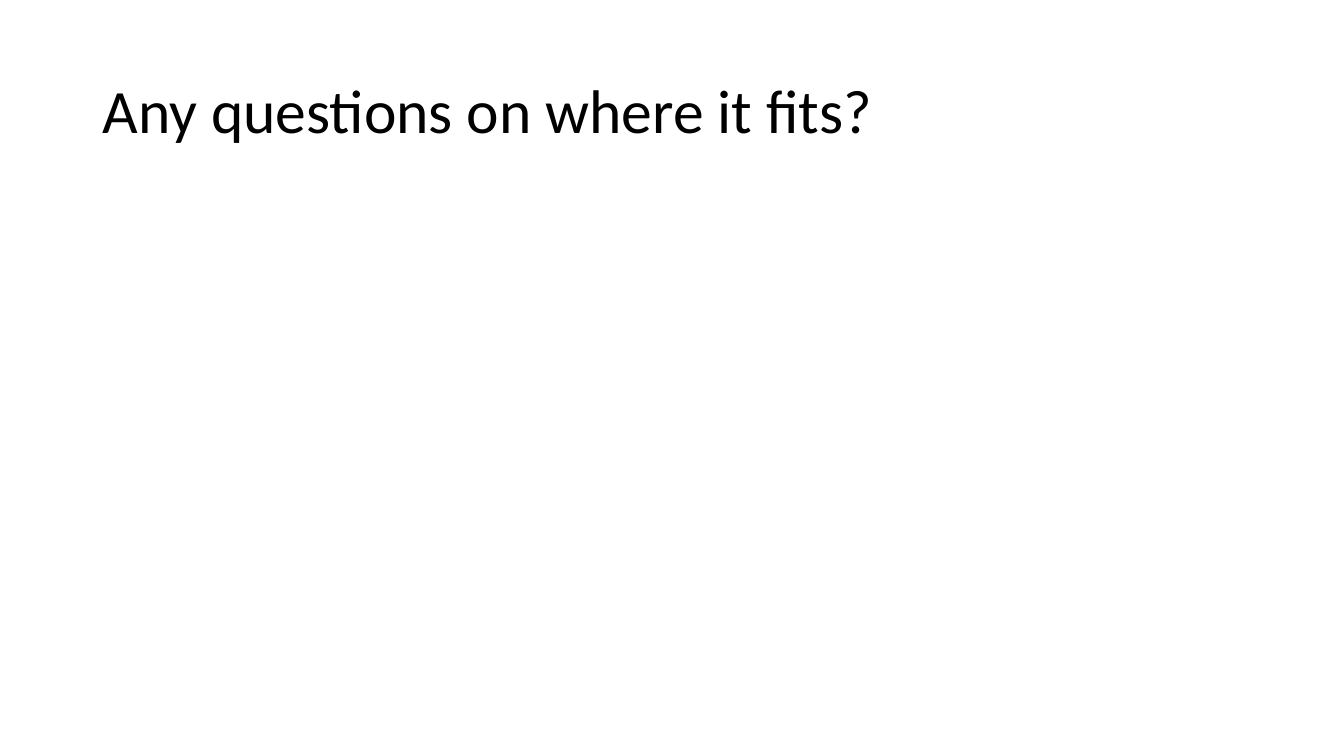
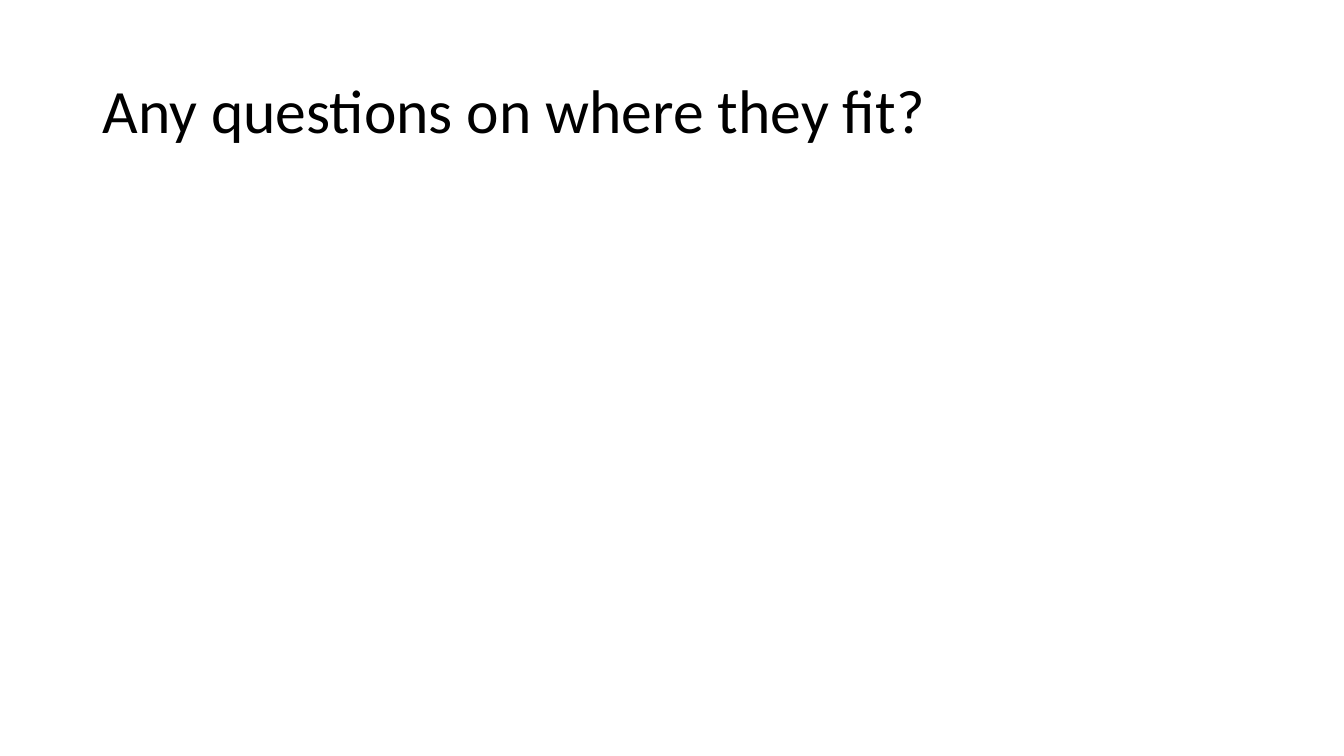
Before and after one commit to asiemer/AzureJeeps, a slide deck: slide 70 of docs/presentation.pptx. Drawn at 1344x756 pixels with LibreOffice and Linux fonts; fonts in the diff are those of the drawing. Boxes give left, top, right and bottom in pixels: in the first picture for what was removed or moved away, otherwise in the second. Text is boxed around its words. In the diff, an @@ line names an element or a change of style, - is before the commit and + after.

```diff
--- a/docs/presentation.pptx
+++ b/docs/presentation.pptx
@@ title at (x1=102, y1=90, x2=925, y2=143): text changed @@
-Any questions on where it fits?
+Any questions on where they fit?
```
Also in this commit, not shown: 4 other slides changed.
